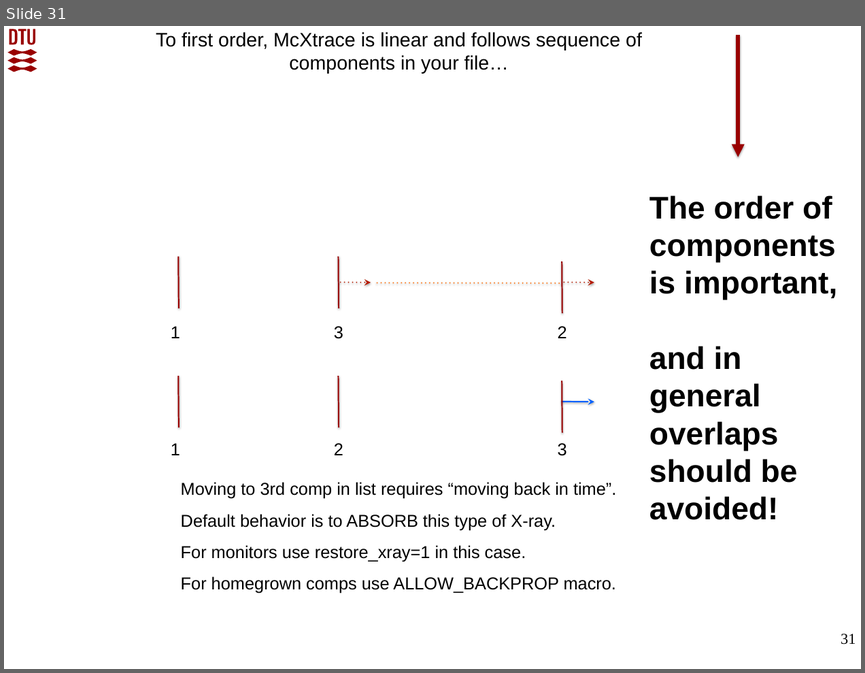
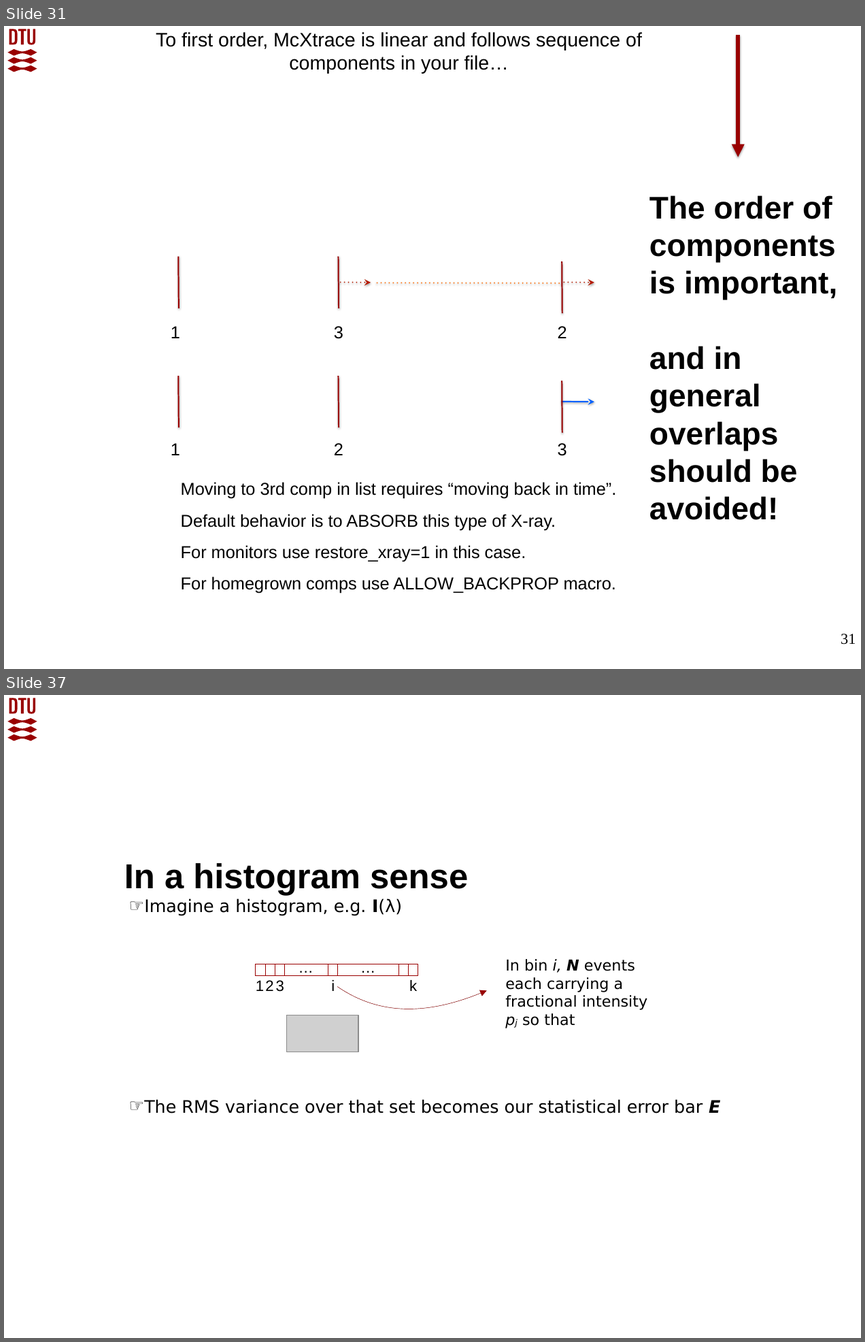
Before and after one commit to McStasMcXtrace/Schools, a slide deck: SOLEIL_March_2022/Day2_Thursday_March_10th/3_Components/McXtrace_component_and_instrument_concepts.pptx. Shown one above the other, each under a label of ours: slide 31 before the commit, slides 31 and 37 after it; the slides between them are not shown. The pictures are 865x673 and 865x1342 pixels, drawn with LibreOffice and Linux fonts; fonts in the diff are those of the drawing; grey boxes stand for pictures; background and template pictures are left out. Boxes give left, top, right and bottom in pixels: in the first picture for what was removed or moved away, otherwise in the second. Text is boxed around its words. In the diff, an @@ line names an element or a change of style, - is before the commit and + after.

```diff
--- a/SOLEIL_March_2022/Day2_Thursday_March_10th/3_Components/McXtrace_component_and_instrument_concepts.pptx
+++ b/SOLEIL_March_2022/Day2_Thursday_March_10th/3_Components/McXtrace_component_and_instrument_concepts.pptx
@@ slide 37 added at box(4, 695, 861, 1338), background #FFFFFF; not listed: 1 template element that a slide beside it also shows @@
@@ text added at box(124, 863, 468, 895), 32 pt, text #000000, bold @@
+In a histogram sense
@@ text added at box(129, 898, 720, 1113), 16 pt, text #000000 @@
+☞ Imagine a histogram, e.g. I(λ)
+☞ The RMS variance over that set becomes our statistical error bar E
@@ text added at box(298, 958, 315, 975), 14 pt, text #000000 @@
+…
@@ text added at box(360, 958, 377, 975), 14 pt, text #000000 @@
+…
@@ text added at box(505, 959, 648, 1025), 14 pt, text #000000 @@
+In bin i, N events each carrying a fractional intensity pj so that
@@ rectangle added at box(256, 964, 417, 976), fill #FFFFFF, outline #990000 0.25 pt @@
@@ rectangle added at box(256, 964, 266, 976), fill #FFFFFF, outline #990000 0.25 pt @@
@@ text added at box(256, 977, 266, 994), 14 pt, text #000000 @@
+1
@@ rectangle added at box(266, 964, 275, 976), fill #FFFFFF, outline #990000 0.25 pt @@
@@ text added at box(266, 977, 277, 994), 14 pt, text #000000 @@
+2
@@ rectangle added at box(275, 964, 285, 976), fill #FFFFFF, outline #990000 0.25 pt @@
@@ text added at box(276, 980, 284, 991), 14 pt, text #000000 @@
+3
@@ rectangle added at box(328, 964, 338, 976), fill #FFFFFF, outline #990000 0.25 pt @@
@@ text added at box(331, 980, 334, 991), 14 pt, text #000000 @@
+i
@@ rectangle added at box(398, 964, 409, 976), fill #FFFFFF, outline #990000 0.25 pt @@
@@ rectangle added at box(408, 964, 418, 976), fill #FFFFFF, outline #990000 0.25 pt @@
@@ text added at box(409, 980, 417, 991), 14 pt, text #000000 @@
+k
@@ freeform shape added at box(337, 987, 487, 1008), outline #990000 0.25 pt @@
@@ picture added at box(286, 1015, 358, 1051) @@
```
Also in this commit, not shown: 14 other slides added, 2 other files.
